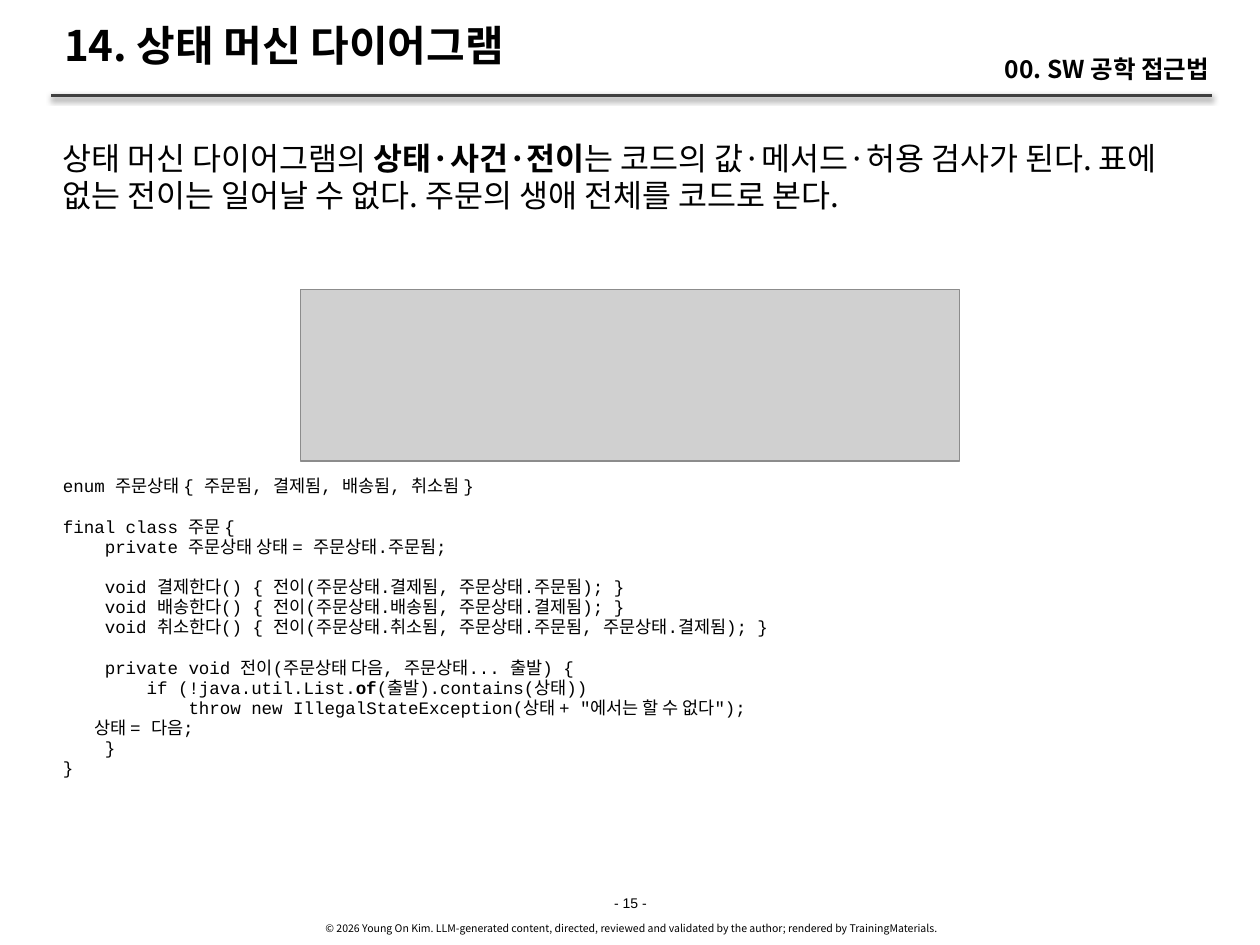
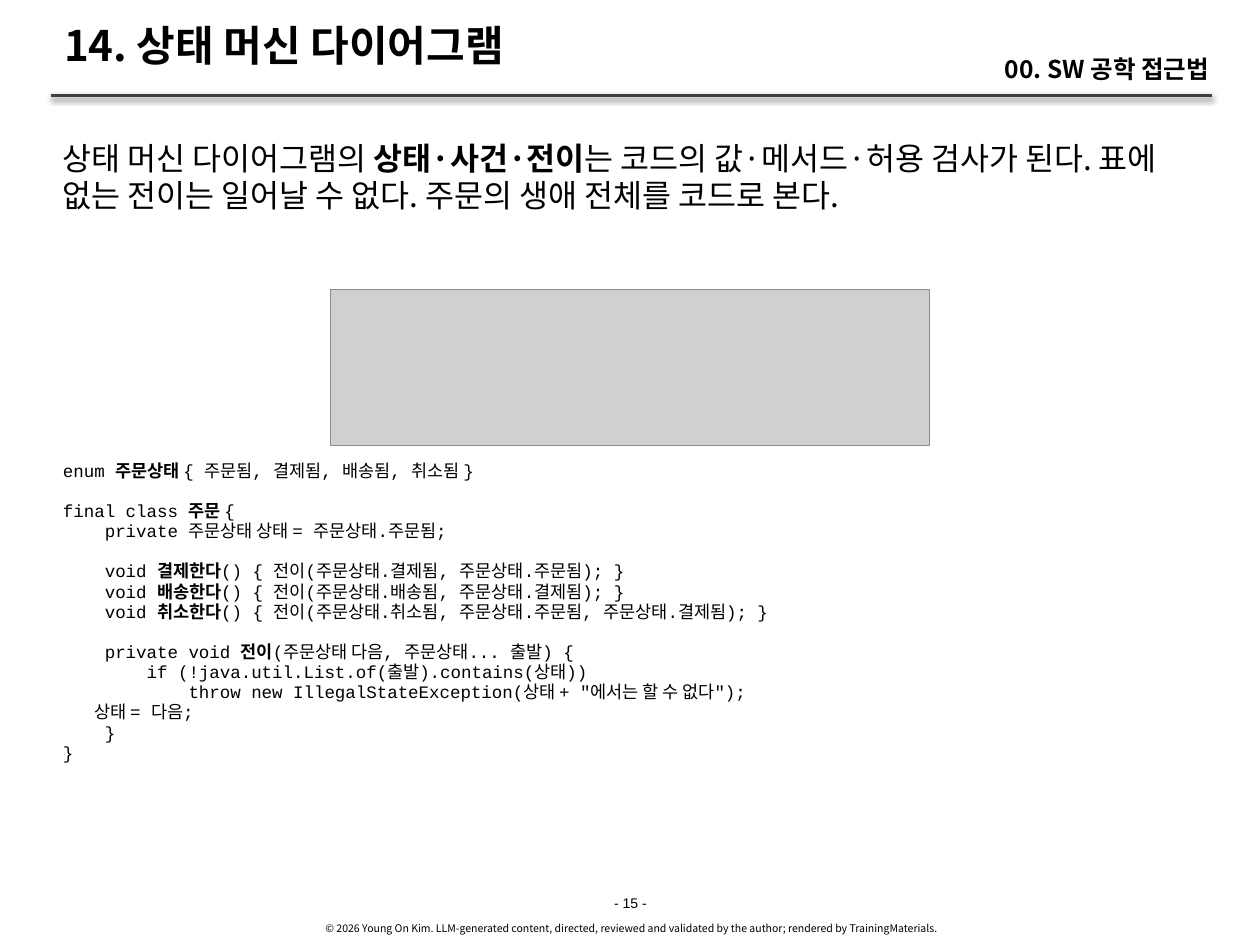
Before and after one commit to YoungSan77/TrainingMaterials, a slide deck: slide 15 of references/sw-engineering-approach/sw-engineering-approach.pptx. Drawn at 1260x945 pixels with LibreOffice and Linux fonts; fonts in the diff are those of the drawing; grey boxes stand for pictures. Boxes give left, top, right and bottom in pixels: in the first picture for what was removed or moved away, otherwise in the second. Text is boxed around its words. In the diff, an @@ line names an element or a change of style, - is before the commit and + after.

```diff
--- a/references/sw-engineering-approach/sw-engineering-approach.pptx
+++ b/references/sw-engineering-approach/sw-engineering-approach.pptx
@@ picture: place and size @@
-picture at bbox=[301, 290, 960, 461]
+picture at bbox=[330, 290, 929, 446]
@@ text "enum 주문상태 { 주문됨, 결제됨, ...": place and size @@
-text "enum 주문상태 { 주문됨, 결제됨, ..." at bbox=[63, 477, 747, 737]
+text "enum 주문상태 { 주문됨, 결제됨, ..." at bbox=[63, 462, 747, 721]
@@ text at bbox=[63, 462, 747, 684]: bold on in "주문상태", "주문", "결제한다()", "배송한다()" and 2 more places; bold off in "(!java.util.List.of(출발).contains(상태))" @@
```
Also in this commit, not shown: 16 other slides changed, 15 other files.
